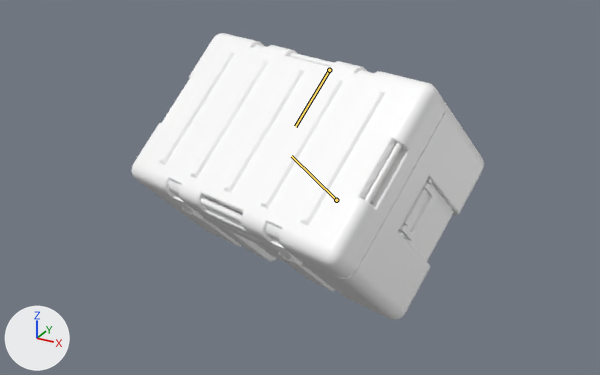
The Blender file Assets/Arts/Model/Crade/Chest Box/Chestbox/ChestBox.blend, before and after one commit.
Both versions are drawn from a 50 mm lens placed at (1.75, -2.48, 1.64), pointed at (0.04, 0.62, 0.09). Lighting does not change. The marker at lower left points along +X, +Y and +Z. Both versions are drawn at frame 91 of the action 'Open'; the numbers are the values there. The bones that bend it are drawn over the model as lines.

Names of what the first picture shows: 'Lid'.
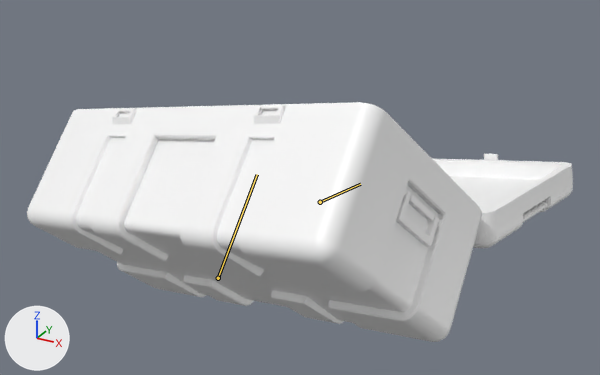
Where the change shows, as pixel boxes (x1, y1, x2, y2) in the pictures (600 x 375 px):
```json
{"object": "Lid", "change": "posed", "before": [131, 33, 484, 320], "after": [27, 102, 573, 342], "on screen": "55% wider, 16% shorter"}
{"bone": "root", "before": "(336, 200) to (291, 156)", "after": "(218, 278) to (257, 174)"}
{"bone": "lid", "before": "(329, 70) to (295, 126)", "after": "(320, 202) to (360, 184)"}
```

Scene script edits in JSON lines:
```json
{"block": "bone_root", "where": "bone_root = bpy.data.objects['Armature'].pose.bones['root']"}
{"op": "set", "path": "bone_root.location", "old": "(-1.103, -0.18, 0.0)", "new": "(0.0, -0.095, 0.0)"}
{"op": "set", "path": "bone_root.rotation_quaternion", "old": "(-0.961, -0.051, 0.128, 0.391)", "new": "(-0.898, -0.067, 0.12, -0.376)", "note": "degrees (11, -11, -45) -> degrees (2, -16, 45)"}
{"op": "set", "path": "bone_root.scale", "old": "(1.0, 1.0, 0.8)", "new": "(1.0, 1.0, 1.0)"}
{"block": "bone_lid", "where": "bone_lid = bpy.data.objects['Armature'].pose.bones['lid']  # child of 'root'"}
{"op": "set", "path": "bone_lid.rotation_quaternion", "old": "(1.0, 0.0, 0.0, 0.0)", "new": "(0.343, 0.915, 0.0, 0.0)", "note": "degrees (0, 0, 0) -> degrees (139, 0, 0)"}
```
